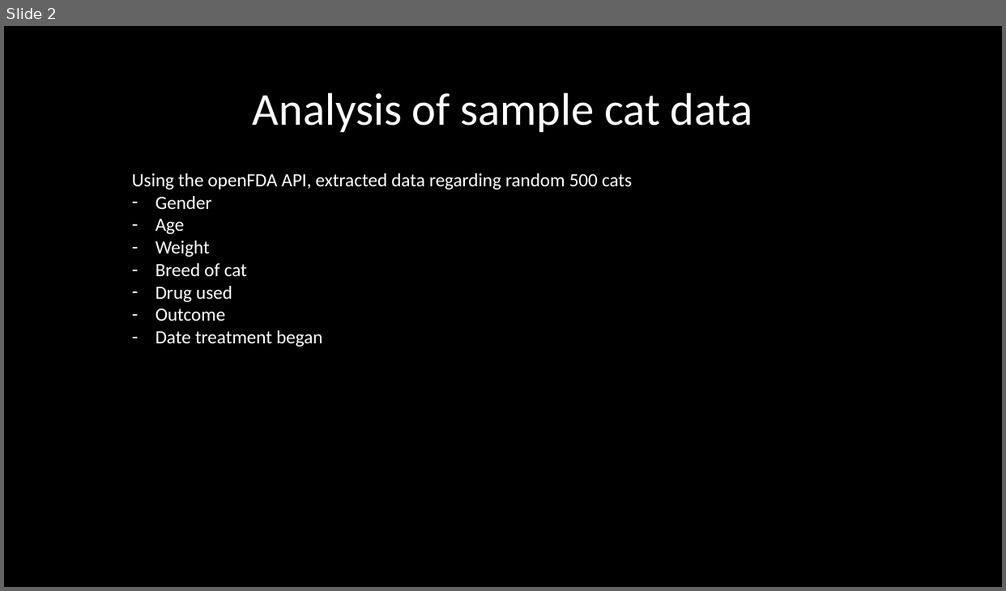
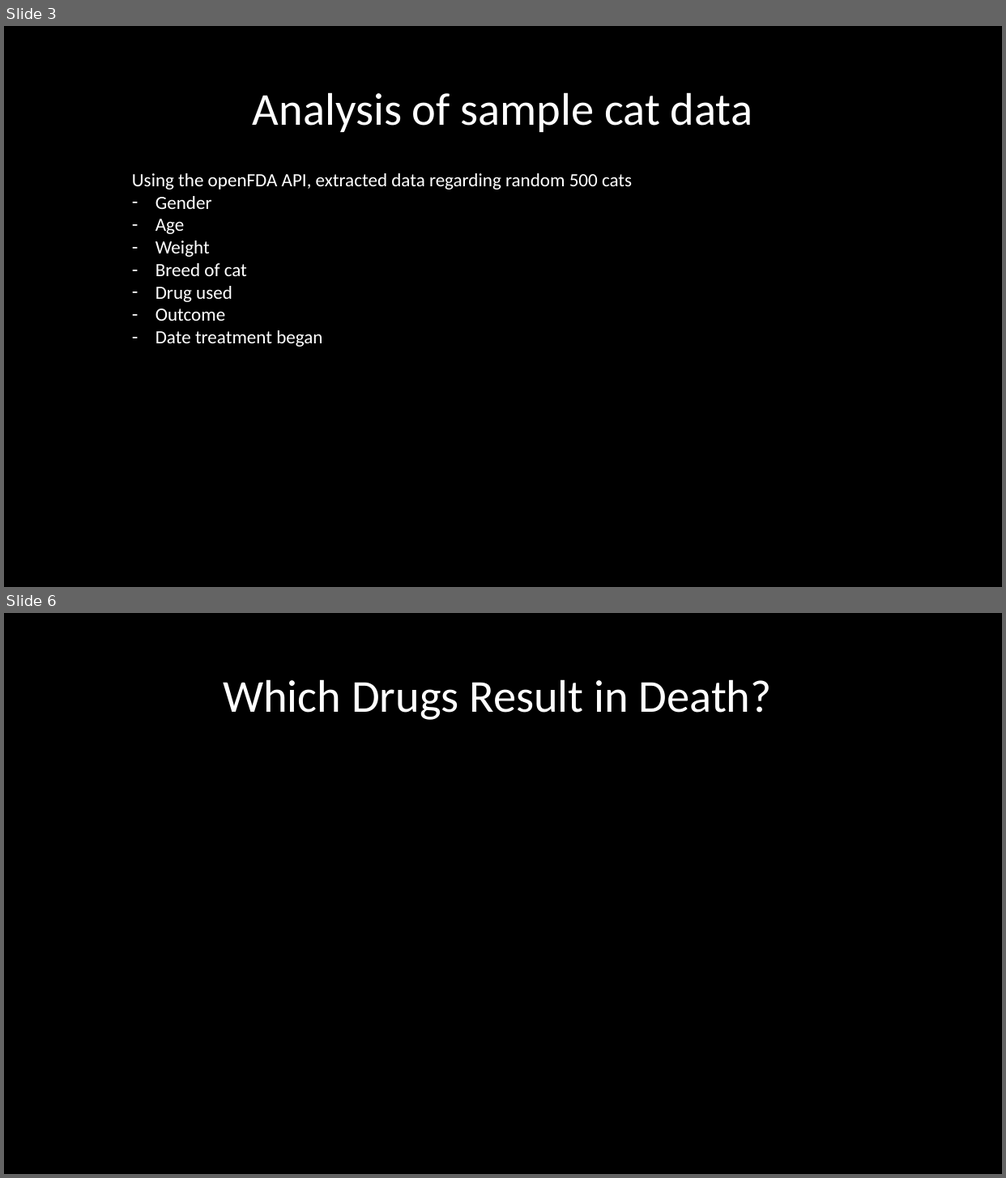
Before and after one commit to lilla-b/EDA, a slide deck: US_Food_Drug_Admin.pptx. Shown one above the other, each under a label of ours: slide 2 before the commit, slides 3 and 6 after it; the slides between them are not shown. The pictures are 1006x591 and 1006x1178 pixels, drawn with LibreOffice and Linux fonts; fonts in the diff are those of the drawing. Boxes give left, top, right and bottom in pixels: in the first picture for what was removed or moved away, otherwise in the second. Text is boxed around its words. In the diff, an @@ line names an element or a change of style, - is before the commit and + after.

```diff
--- a/US_Food_Drug_Admin.pptx
+++ b/US_Food_Drug_Admin.pptx
@@ slide 6 added at (4,613,1002,1174), background #000000 @@
@@ title added at (223,679,772,720), 44 pt, text #FFFFFF @@
+Which Drugs Result in Death?
@@ what was slide 2 is now slide 3 @@
```
Also in this commit, not shown: 5 other slides added, 4 slides removed.
